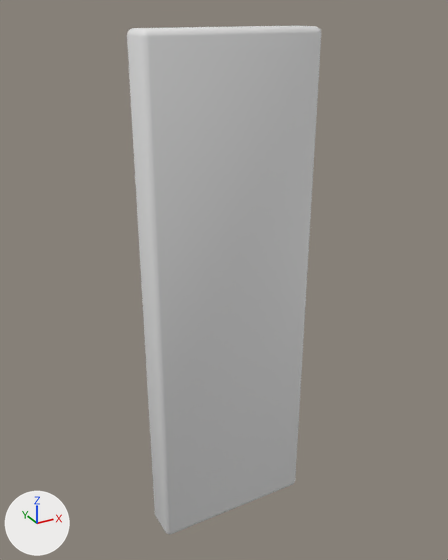
The FBX model Models/SM_Wall1x1.fbx: old version first, new version second.
Both versions are drawn from a 50 mm camera at (-1.61, -2.88, 3.09) aimed at (0.01, 0.06, 1.62). The axes (+X, +Y, +Z) are drawn at lower left. The lights are the same throughout.

Names of what the first picture shows: 'Wall1x1'.
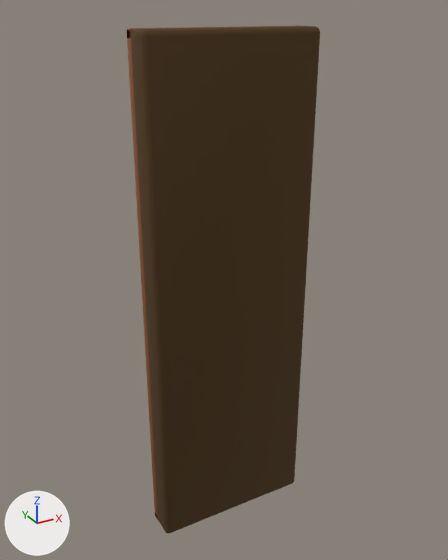
The change, as a list of edits to the scene's bpy script:
```text
Add mat_m_woodwallsupport:
    mat_m_woodwallsupport = principled_material('M_WoodWallSupport')
    mat_m_woodwallsupport.base_color = (0.268, 0.0799, 0.0178)  # brown #8d5024
Add mat_m_woodwall:
    mat_m_woodwall = principled_material('M_WoodWall')
    mat_m_woodwall.base_color = (0.0784, 0.0392, 0.00871)  # brown #4f3817
    mat_m_woodwall.roughness = 0.95
Change me_cube_008:
    used by ob_wall1x1; location = (0.0, 0.0, 1.5)
    remove me_cube_008.from_pydata(...)  # 56 vertices, 54 faces; spans x -0.5..0.5, y -0.11..0.11, z -1.5..1.5
    add me_cube_008.from_pydata(...)  # 280 vertices, 270 faces; spans x -0.5..0.5, y -0.11..0.19, z -1.5..1.5
    me_cube_008 part 1: the loose piece of 56 vertices spanning x -0.5..0.5, y -0.11..0.11, z -1.5..1.5 is copied, and the copy is multiplied about its middle by the matrix ((0.0, 0.0, 0.331), (0.0, 0.348, 0.0), (-0.043, 0.0, 0.0)), then moved by (0.0, 0.15, 1.47), in mat_m_woodwallsupport (brown #8d5024); it spans x -0.49..0.5, y 0.11..0.19, z 1.45..1.5
    me_cube_008 part 2: a new loose piece of 56 vertices spanning x -0.49..-0.44, y 0.11..0.19, z -1.5..1.5, in mat_m_woodwallsupport (brown #8d5024)
    me_cube_008 part 3: 54 faces spanning x -0.5..0.5, y -0.11..0.11, z -1.5..1.5 switch from no material to mat_m_woodwall (brown #4f3817)
    add me_cube_008.materials.append(mat_m_woodwallsupport)  # brown #8d5024
Change ob_wall1x1:
    ob_wall1x1.location: (0.0, 0.0, 1.5) -> (0.0, -0.024, 1.5)
    ob_wall1x1.scale: (1.0, 1.0, 1.0) -> (1.0, 0.667, 1.0)
```

Where the change shows, as pixel boxes (x1, y1, x2, y2) in the pictures (448 x 560 px):
'Wall1x1', reshaped, moved, rescaled: before (127, 26, 321, 534); after (127, 26, 320, 533)
part 1 of me_cube_008, added: after (127, 26, 262, 38)
part 2 of me_cube_008, added (brown): after (127, 28, 158, 517)
part 3 of me_cube_008, recoloured (grey to brown): before (127, 26, 321, 534); after (131, 26, 320, 533)
